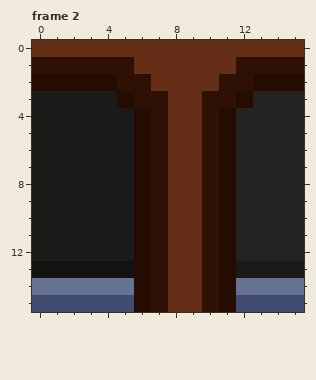
Edited in one commit: pixel-art file (src/game/assets/sprites/tilesets/original/house/house_structure.ase). Above is the file before it was changed.
16x16 pixels, 7 frames. Colours within 5 levels of each other are drawn and written as one. Shown: frame 2. The commit also changed other frames, which this record leaves out.
And afterwards:
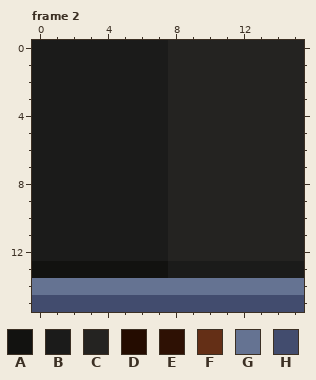
Palette (. is transparent): A #121210  B #1b1b1a  C #242321  D #240c00  E #2e1104  F #642f16  G #657392  H #424c6e
Difference:
layer "Living room" now hidden
layer "Bedroom" now hidden
layer "Outmap" now hidden
--- frame 2
@@ x 0..15 @@
- 0 FFFFFFFFFFFFFFFF
- 1 EEEEEEFFFFFFEEEE
- 2 DDDDDEEFFFFEEDDD
- 3 BBBBBDEEFFEEDCCC
- 4 BBBBBBDEFFEDCCCC
- 5 BBBBBBDEFFEDCCCC
- 6 BBBBBBDEFFEDCCCC
- 7 BBBBBBDEFFEDCCCC
- 8 BBBBBBDEFFEDCCCC
- 9 BBBBBBDEFFEDCCCC
-10 BBBBBBDEFFEDCCCC
-11 BBBBBBDEFFEDCCCC
-12 BBBBBBDEFFEDCCCC
-13 AAAAAADEFFEDBBBB
-14 GGGGGGDEFFEDGGGG
-15 HHHHHHDEFFEDHHHH
+ 0 BBBBBBBBCCCCCCCC
+ 1 BBBBBBBBCCCCCCCC
+ 2 BBBBBBBBCCCCCCCC
+ 3 BBBBBBBBCCCCCCCC
+ 4 BBBBBBBBCCCCCCCC
+ 5 BBBBBBBBCCCCCCCC
+ 6 BBBBBBBBCCCCCCCC
+ 7 BBBBBBBBCCCCCCCC
+ 8 BBBBBBBBCCCCCCCC
+ 9 BBBBBBBBCCCCCCCC
+10 BBBBBBBBCCCCCCCC
+11 BBBBBBBBCCCCCCCC
+12 BBBBBBBBCCCCCCCC
+13 AAAAAAAABBBBBBBB
+14 GGGGGGGGGGGGGGGG
+15 HHHHHHHHHHHHHHHH
Pixel boxes of the changes (left, top, right, bottom) in both pictures:
changed: (32, 40, 304, 312)
